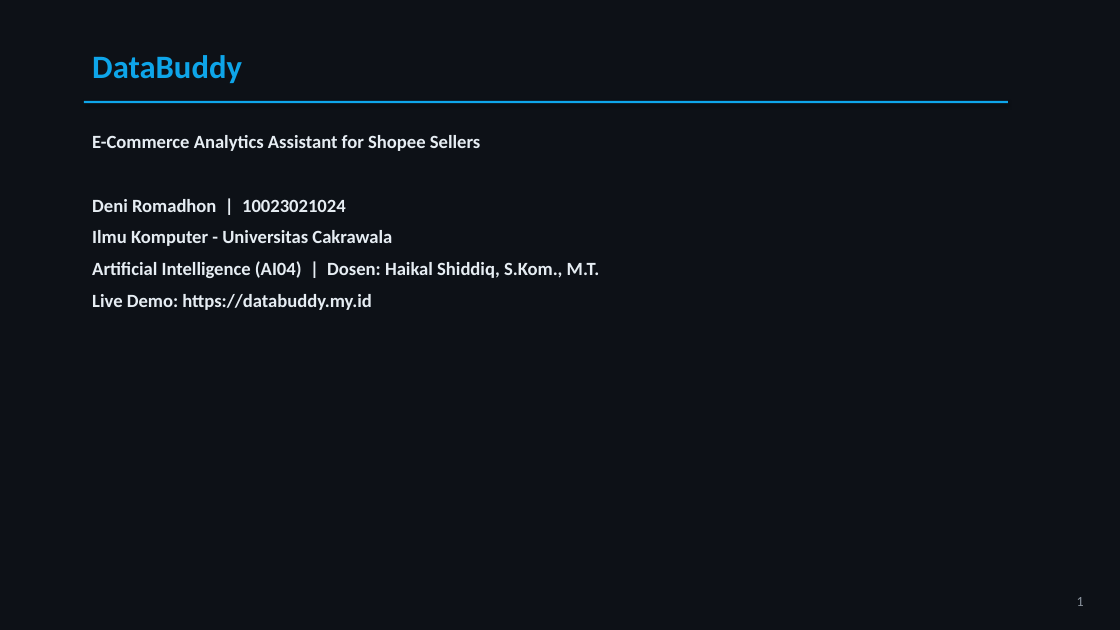
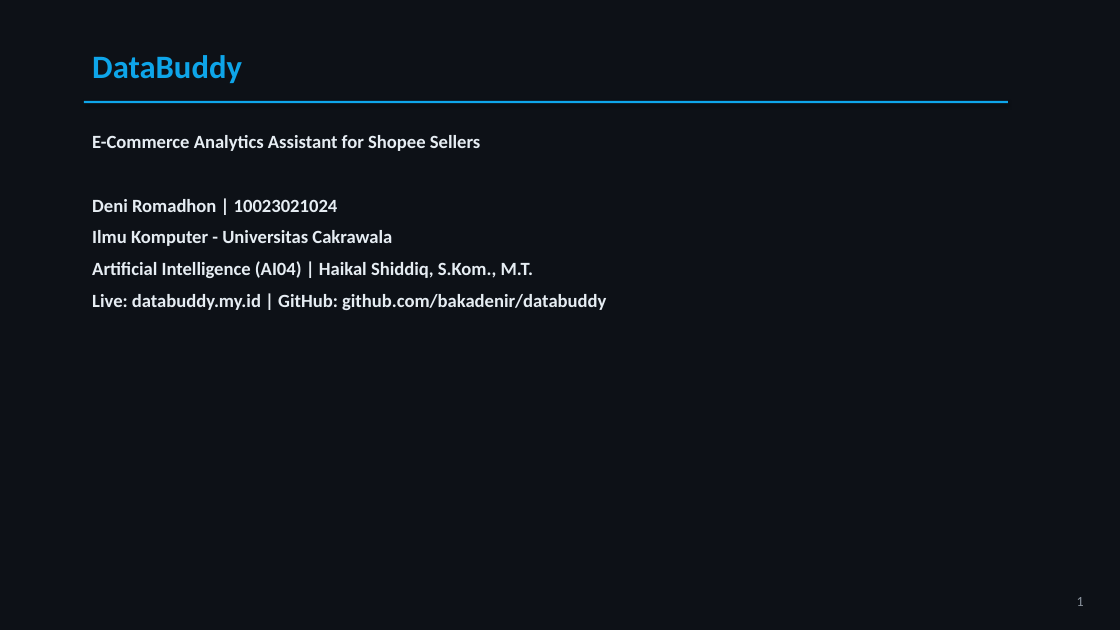
Before and after one commit to bakadenir/databuddy, a slide deck: slide 1 of Presentasi_UAS_AI04_DataBuddy.pptx. Drawn at 1120x630 pixels with LibreOffice and Linux fonts; fonts in the diff are those of the drawing. Boxes give left, top, right and bottom in pixels: in the first picture for what was removed or moved away, otherwise in the second. Text is boxed around its words. In the diff, an @@ line names an element or a change of style, - is before the commit and + after.

```diff
--- a/Presentasi_UAS_AI04_DataBuddy.pptx
+++ b/Presentasi_UAS_AI04_DataBuddy.pptx
@@ text at [92, 261, 606, 310]: text changed @@
-Artificial Intelligence (AI04) | Dosen: Haikal Shiddiq, S.Kom., M.T.
-Live Demo: https://databuddy.my.id
+Artificial Intelligence (AI04) | Haikal Shiddiq, S.Kom., M.T.
+Live: databuddy.my.id | GitHub: github.com/bakadenir/databuddy
```
Also in this commit, not shown: 11 other slides changed, 1 slide removed, 2 other files.
